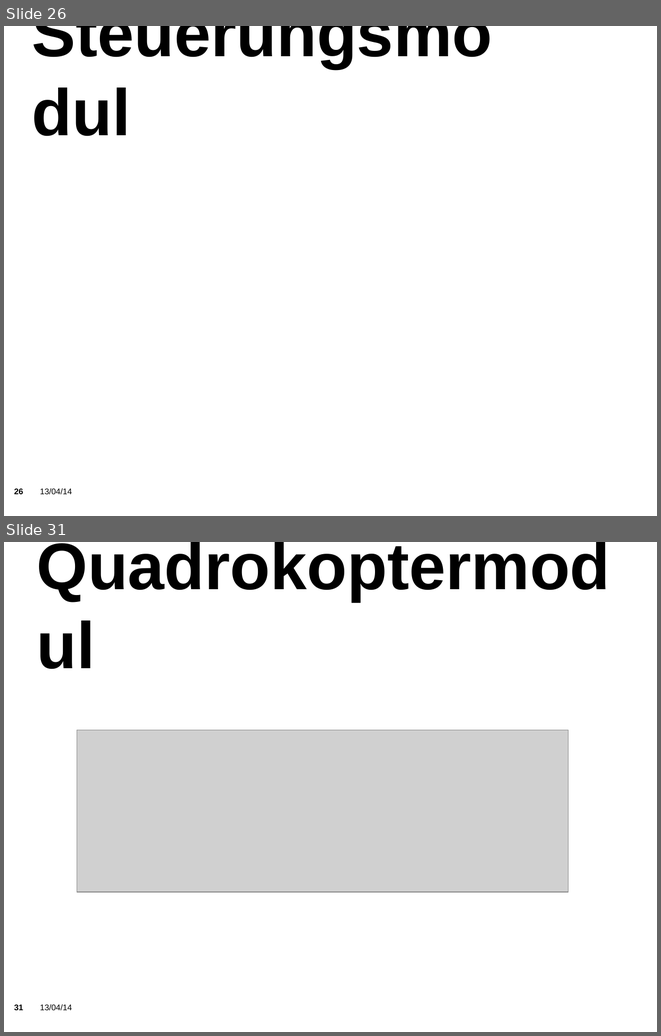
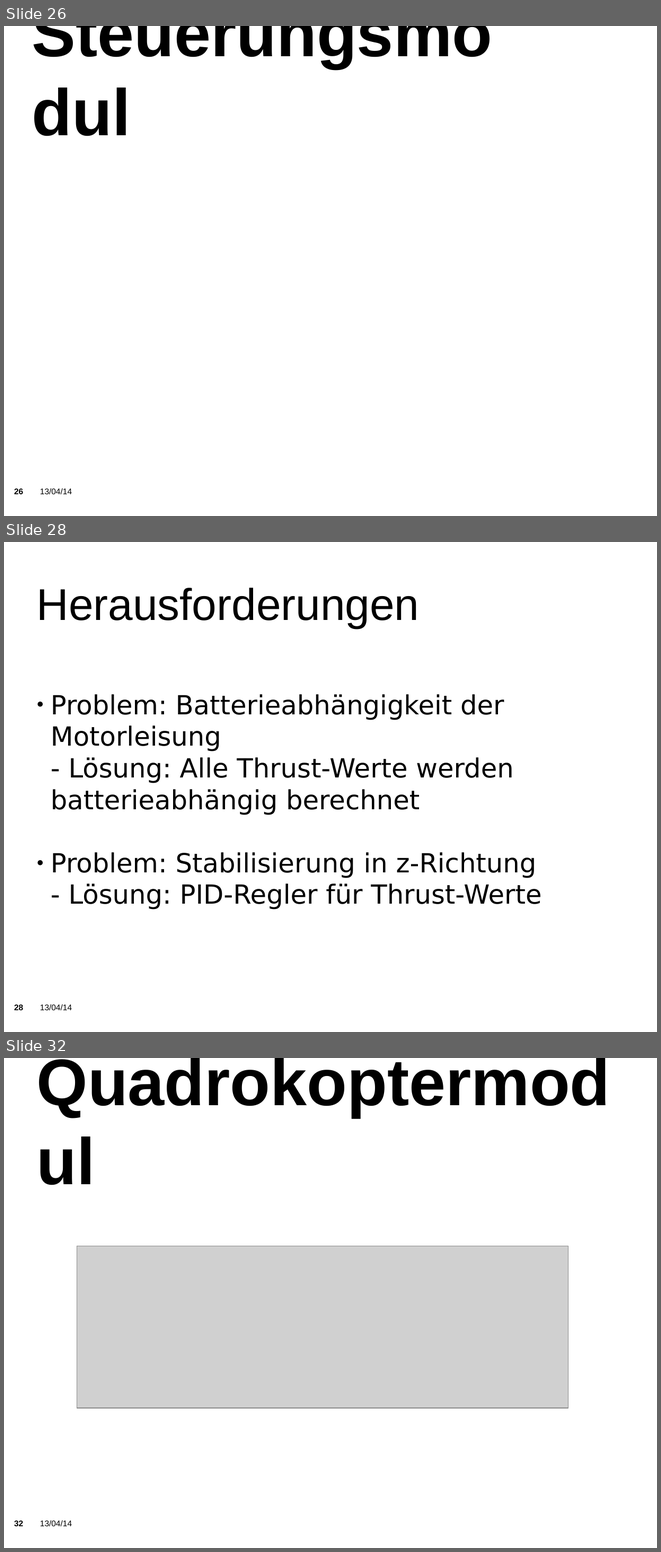
Before and after one commit to KITrokopter/Presentation, a slide deck: PresentationInTotal v0.1.odp. Shown one above the other, each under a label of ours: slides 26 and 31 before the commit, slides 26, 28 and 32 after it; the slides between them are not shown. The pictures are 661x1036 and 661x1552 pixels, drawn with LibreOffice and Linux fonts; fonts in the diff are those of the drawing; grey boxes stand for pictures; background and template pictures are left out. Boxes give left, top, right and bottom in pixels: in the first picture for what was removed or moved away, otherwise in the second. Text is boxed around its words. In the diff, an @@ line names an element or a change of style, - is before the commit and + after.

```diff
--- a/PresentationInTotal v0.1.odp
+++ b/PresentationInTotal v0.1.odp
@@ slide 28 added at (4,542,657,1032), background picture (left out); not listed: 2 template elements that a slide beside it also shows @@
@@ title added at (37,588,420,628), 54 pt, text #000000 @@
+Herausforderungen
@@ subtitle added at (51,694,541,909), 32 pt, text #000000 @@
+● Problem: Batterieabhängigkeit der Motorleisung
+- Lösung: Alle Thrust-Werte werden batterieabhängig berechnet
+● Problem: Stabilisierung in z-Richtung
+- Lösung: PID-Regler für Thrust-Werte
@@ what was slide 31 is now slide 32 @@
@@ page number at (14,1520,23,1526): text changed @@
-31
+32
```
Also in this commit, not shown: 4 slides changed, 1 other file.
